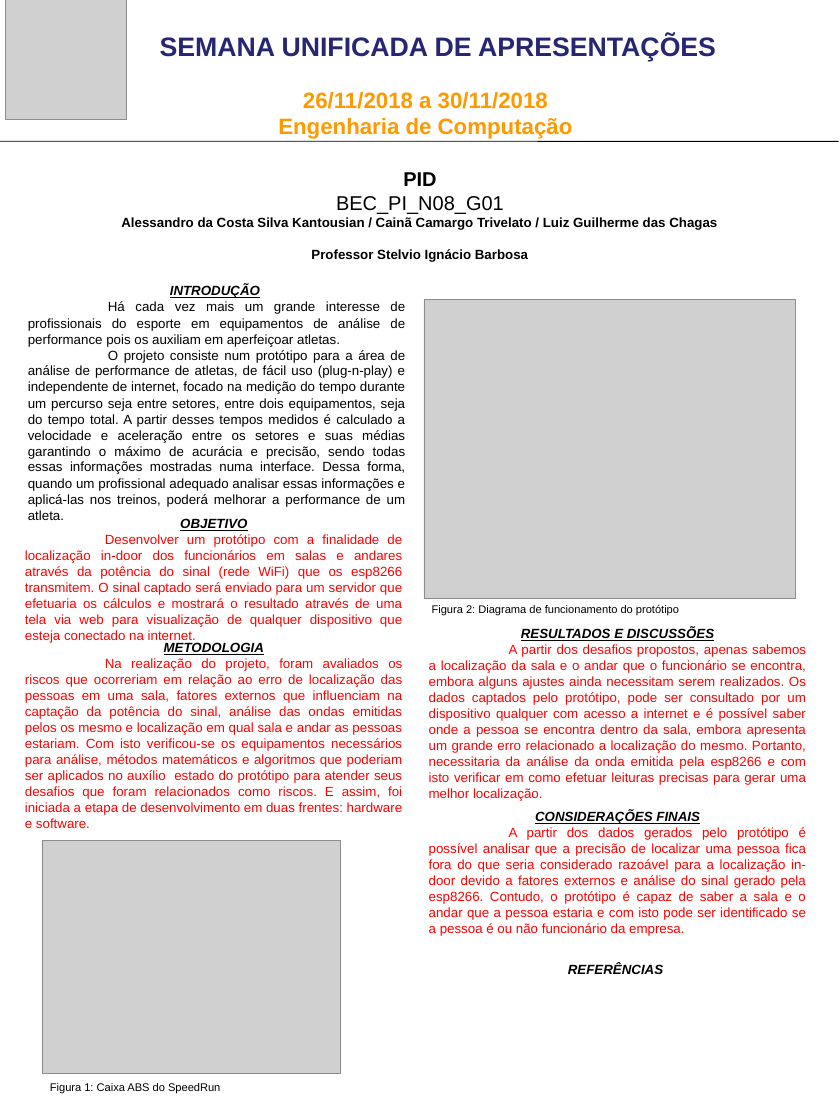
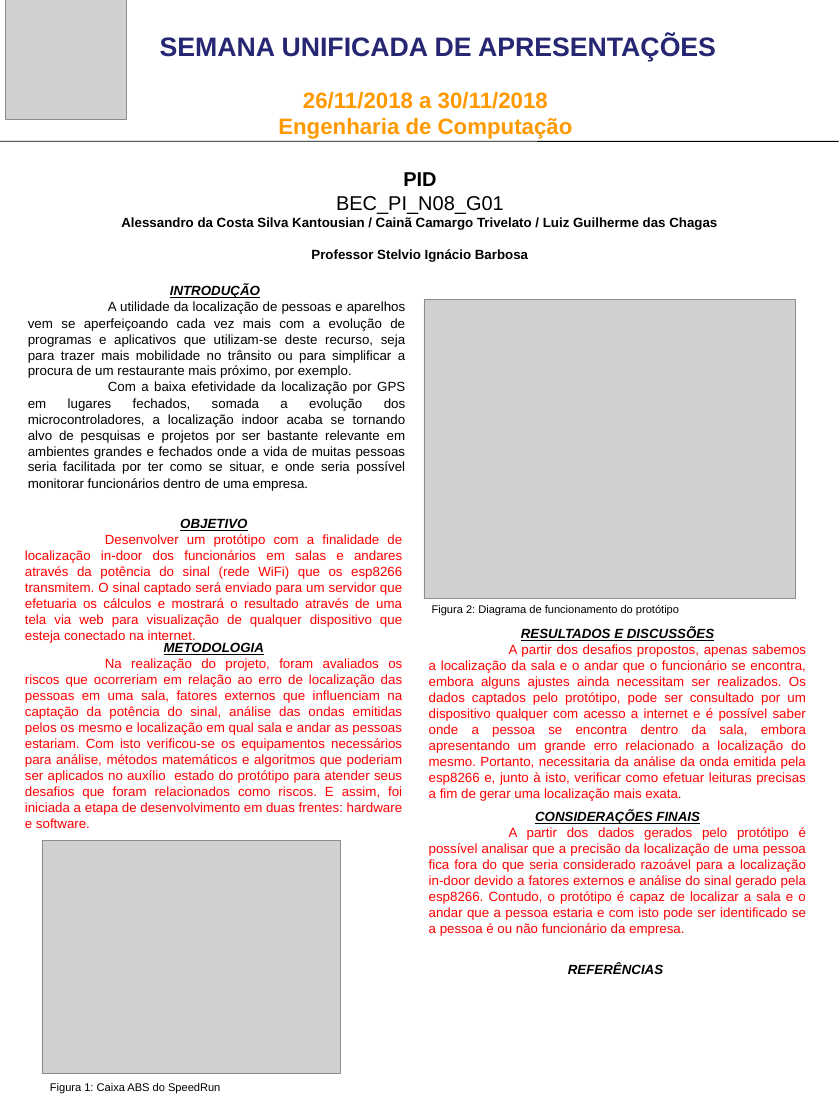
Before and after one commit to Guigajks/PI-VIII, a slide deck: slide 1 of Documentação/Senac_BEC_2s2018_SUA_PID.pptx. Drawn at 840x1120 pixels with LibreOffice and Linux fonts; fonts in the diff are those of the drawing; grey boxes stand for pictures. Boxes give left, top, right and bottom in pixels: in the first picture for what was removed or moved away, otherwise in the second. Text is boxed around its words. In the diff, an @@ line names an element or a change of style, - is before the commit and + after.

Commit message:
introdução (documentação) e mais ajustes na tela

```diff
--- a/Documentação/Senac_BEC_2s2018_SUA_PID.pptx
+++ b/Documentação/Senac_BEC_2s2018_SUA_PID.pptx
@@ text at <box>28,301,406,491</box>: text changed @@
-Há cada vez mais um grande interesse de profissionais do esporte em equipamentos de análise de performance pois os auxiliam em aperfeiçoar atletas.
-O projeto consiste num protótipo para a área de análise de performance de atletas, de fácil uso (plug-n-play) e independente de internet, focado na medição do tempo durante um percurso seja entre setores, entre dois equipamentos, seja do tempo total. A partir desses tempos medidos é calculado a velocidade e aceleração entre os setores e suas médias garantindo o máximo de acurácia e precisão, sendo todas essas informações mostradas numa interface. Dessa forma, quando um profissional adequado analisar essas informações e aplicá-las nos treinos, poderá melhorar a performance de um atleta.
+A utilidade da localização de pessoas e aparelhos vem se aperfeiçoando cada vez mais com a evolução de programas e aplicativos que utilizam-se deste recurso, seja para trazer mais mobilidade no trânsito ou para simplificar a procura de um restaurante mais próximo, por exemplo.
+Com a baixa efetividade da localização por GPS em lugares fechados, somada a evolução dos microcontroladores, a localização indoor acaba se tornando alvo de pesquisas e projetos por ser bastante relevante em ambientes grandes e fechados onde a vida de muitas pessoas seria facilitada por ter como se situar, e onde seria possível monitorar funcionários dentro de uma empresa.
@@ text at <box>429,644,806,801</box>: text changed @@
-A partir dos desafios propostos, apenas sabemos a localização da sala e o andar que o funcionário se encontra, embora alguns ajustes ainda necessitam serem realizados. Os dados captados pelo protótipo, pode ser consultado por um dispositivo qualquer com acesso a internet e é possível saber onde a pessoa se encontra dentro da sala, embora apresenta um grande erro relacionado a localização do mesmo. Portanto, necessitaria da análise da onda emitida pela esp8266 e com isto verificar em como efetuar leituras precisas para gerar uma melhor localização.
+A partir dos desafios propostos, apenas sabemos a localização da sala e o andar que o funcionário se encontra, embora alguns ajustes ainda necessitam ser realizados. Os dados captados pelo protótipo, pode ser consultado por um dispositivo qualquer com acesso a internet e é possível saber onde a pessoa se encontra dentro da sala, embora apresentando um grande erro relacionado a localização do mesmo. Portanto, necessitaria da análise da onda emitida pela esp8266 e, junto à isto, verificar como efetuar leituras precisas a fim de gerar uma localização mais exata.
@@ text at <box>429,827,806,936</box>: text changed @@
-A partir dos dados gerados pelo protótipo é possível analisar que a precisão de localizar uma pessoa fica fora do que seria considerado razoável para a localização in-door devido a fatores externos e análise do sinal gerado pela esp8266. Contudo, o protótipo é capaz de saber a sala e o andar que a pessoa estaria e com isto pode ser identificado se a pessoa é ou não funcionário da empresa.
+A partir dos dados gerados pelo protótipo é possível analisar que a precisão da localização de uma pessoa fica fora do que seria considerado razoável para a localização in-door devido a fatores externos e análise do sinal gerado pela esp8266. Contudo, o protótipo é capaz de localizar a sala e o andar que a pessoa estaria e com isto pode ser identificado se a pessoa é ou não funcionário da empresa.
```
Also in this commit, not shown: 1 other file.
